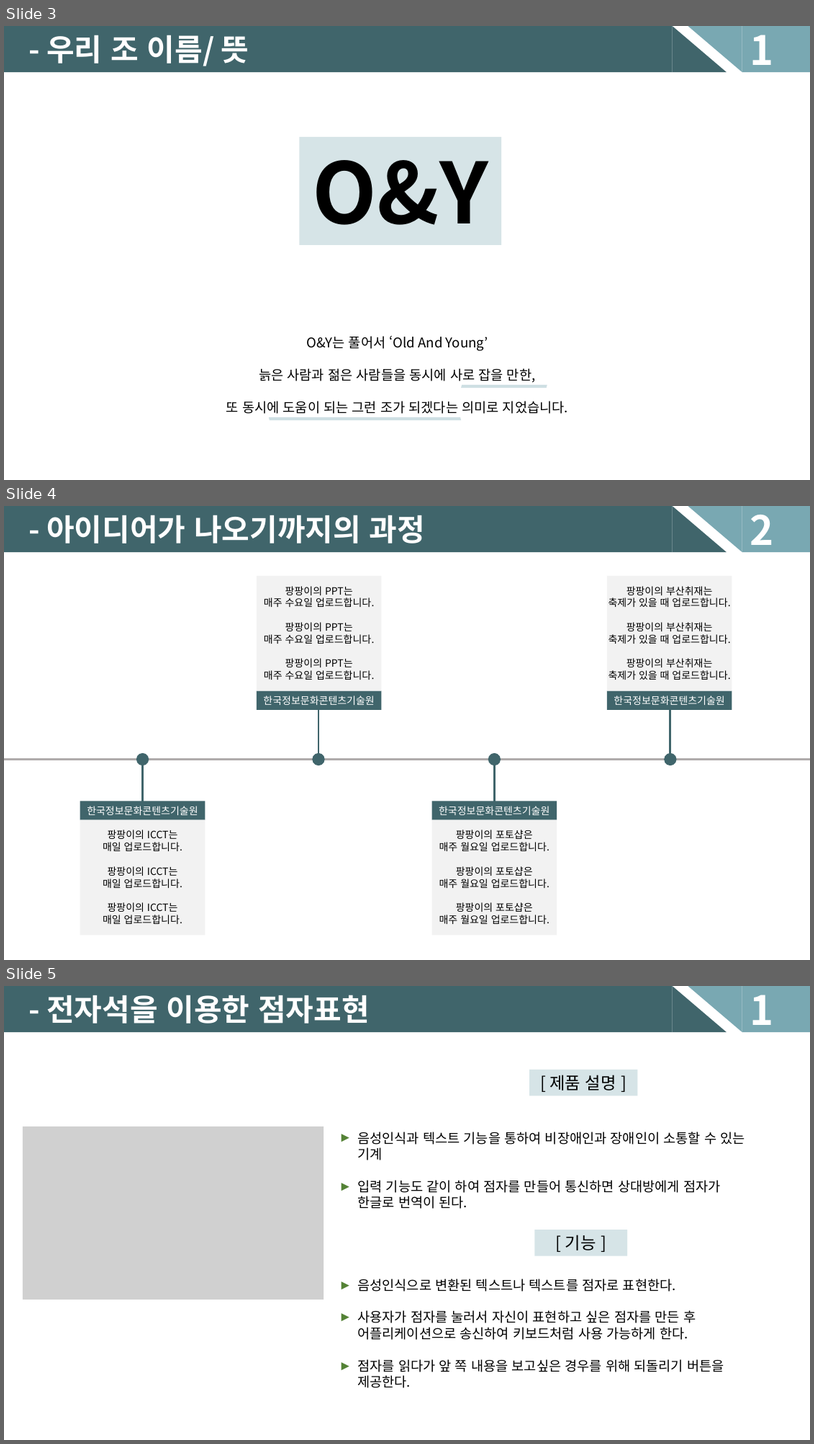
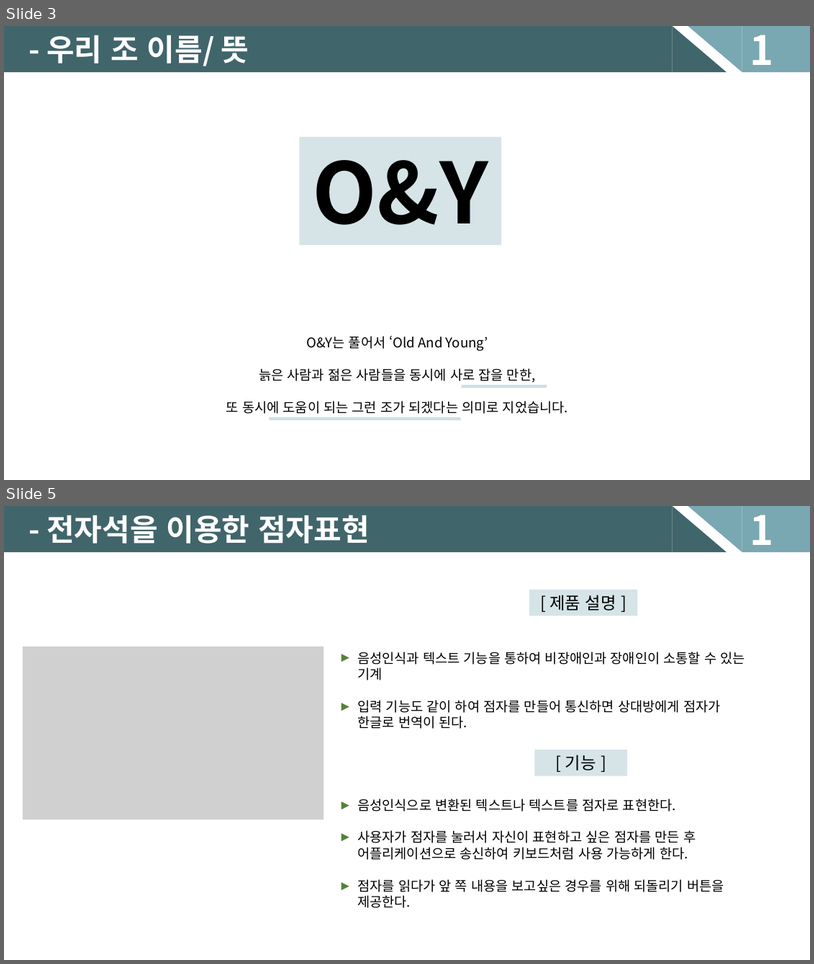
Before and after one commit to hokidoki/oay, a slide deck: Capstone-하민/공문서/PPT_1_폰트_맑은고딕.pptx. Shown one above the other, each under a label of ours: slides 3, 4 and 5 before the commit, slides 3 and 5 after it; the slides between them are not shown. The pictures are 814x1444 and 814x964 pixels, drawn with LibreOffice and Linux fonts; fonts in the diff are those of the drawing; grey boxes stand for pictures. Boxes give left, top, right and bottom in pixels: in the first picture for what was removed or moved away, otherwise in the second. Text is boxed around its words. In the diff, an @@ line names an element or a change of style, - is before the commit and + after.

```diff
--- a/Capstone-하민/공문서/PPT_1_폰트_맑은고딕.pptx
+++ b/Capstone-하민/공문서/PPT_1_폰트_맑은고딕.pptx
@@ slide 4 removed at (x1=4, y1=506, x2=810, y2=960), background #FFFFFF @@
@@ rectangle removed at (x1=4, y1=506, x2=672, y2=552) @@
@@ text removed at (x1=46, y1=515, x2=425, y2=543) @@
-- 아이디어가 나오기까지의 과정
@@ triangle removed at (x1=672, y1=506, x2=727, y2=552) @@
@@ triangle removed at (x1=688, y1=506, x2=743, y2=552) @@
@@ rectangle removed at (x1=743, y1=506, x2=810, y2=552) @@
@@ text removed at (x1=750, y1=515, x2=774, y2=556) @@
-2
@@ rectangle removed at (x1=257, y1=576, x2=382, y2=690) @@
@@ text removed at (x1=264, y1=586, x2=374, y2=680) @@
-팡팡이의 PPT는
-매주 수요일 업로드합니다.
-팡팡이의 PPT는
-매주 수요일 업로드합니다.
-팡팡이의 PPT는
-매주 수요일 업로드합니다.
@@ rectangle removed at (x1=608, y1=576, x2=733, y2=690) @@
@@ text removed at (x1=609, y1=586, x2=730, y2=680) @@
-팡팡이의 부산취재는
-축제가 있을 때 업로드합니다.
-팡팡이의 부산취재는
-축제가 있을 때 업로드합니다.
-팡팡이의 부산취재는
-축제가 있을 때 업로드합니다.
@@ rectangle removed at (x1=257, y1=690, x2=382, y2=709) @@
@@ text removed at (x1=263, y1=695, x2=374, y2=705) @@
-한국정보문화콘텐츠기술원
@@ rectangle removed at (x1=608, y1=690, x2=733, y2=709) @@
@@ text removed at (x1=614, y1=695, x2=725, y2=705) @@
-한국정보문화콘텐츠기술원
@@ line removed from (319, 708) to (319, 759) @@
@@ line removed from (671, 708) to (671, 759) @@
@@ line removed from (4, 759) to (810, 759) @@
@@ ellipse removed at (x1=136, y1=753, x2=149, y2=765) @@
@@ line removed from (142, 759) to (142, 811) @@
@@ ellipse removed at (x1=313, y1=753, x2=325, y2=765) @@
@@ ellipse removed at (x1=489, y1=753, x2=502, y2=765) @@
@@ line removed from (494, 759) to (494, 811) @@
@@ ellipse removed at (x1=665, y1=753, x2=677, y2=765) @@
@@ rectangle removed at (x1=80, y1=800, x2=206, y2=819) @@
@@ text removed at (x1=87, y1=806, x2=198, y2=815) @@
-한국정보문화콘텐츠기술원
@@ rectangle removed at (x1=432, y1=800, x2=558, y2=819) @@
@@ text removed at (x1=439, y1=806, x2=550, y2=815) @@
-한국정보문화콘텐츠기술원
@@ rectangle removed at (x1=80, y1=820, x2=206, y2=935) @@
@@ text removed at (x1=103, y1=829, x2=183, y2=924) @@
-팡팡이의 ICCT는
-매일 업로드합니다.
-팡팡이의 ICCT는
-매일 업로드합니다.
-팡팡이의 ICCT는
-매일 업로드합니다.
@@ rectangle removed at (x1=432, y1=820, x2=558, y2=935) @@
@@ text removed at (x1=440, y1=829, x2=550, y2=924) @@
-팡팡이의 포토샵은
-매주 월요일 업로드합니다.
-팡팡이의 포토샵은
-매주 월요일 업로드합니다.
-팡팡이의 포토샵은
-매주 월요일 업로드합니다.
```
Also in this commit, not shown: 1 slide added.
